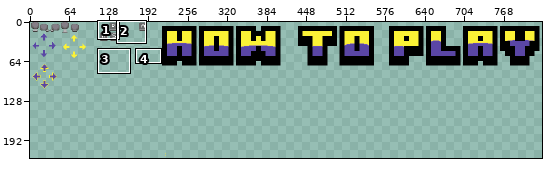
Pixel-art file: Nihle/Assets/Sprites/Game Sprites/AsperiteFiles/howToPlay.aseprite. The first picture is a wide view before the edit; the outline marks the close-up.
Close-up. First the earlier version:
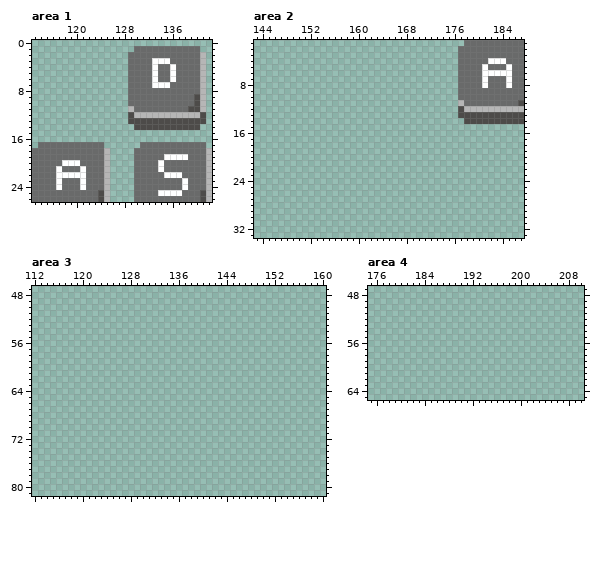
888x640 pixels, 1 frame. Colours within 5 levels of each other are drawn and written as one. Shown: area 1: x 113..142, y 0..26; area 2: x 143..187, y 1..33; area 3: x 112..160, y 47..81; area 4: x 175..210, y 47..65. The old version is drawn lined up with the new one. The wide view leaves out empty margins.
And afterwards:
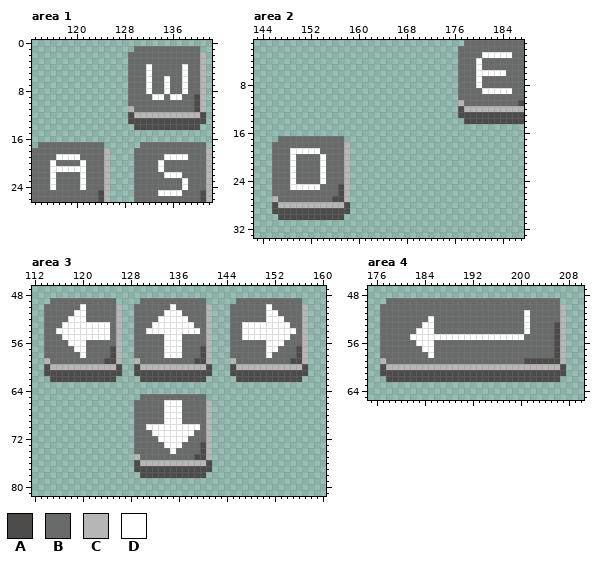
Palette (. is transparent): A #4d4b49  B #696a6a  C #b6b6b6  D #ffffff
Change:
drawings rearranged on the sheet (the old picture shows each at its new place)
--- area 1
@@ x 130..141 @@
  2 BBBBBBBBBBBC
- 3 BBBDDDBBBBBC
- 4 BBBDBBDBBBBC
- 5 BBBDBBDBBBBC
- 6 BBBDBBDBBBBC
- 7 BBBDDDBBBBBC
- 8 BBBBBBBBBBBC
- 9 BBBBBBBBBBAC
+ 3 BBBBBBBBBBBC
+ 4 BBDBBBBBDBBC
+ 5 BBDBBBBBDBBC
+ 6 BBDBBDBBDBBC
+ 7 BBDBBDBBDBBC
+ 8 BBDBBDBBDBBC
+ 9 BBBDDBDDBBAC
 10 BBBBBBBBBBAC
-11 BBBBBBBBBAAC
+11 BBBBBBBBBBAC
 12 CCCCCCCCCCCA
@@ x 114..123 @@
 18 BBBBBBBBBB
-19 BBBBBBBBBB
-20 BBBBDDDBBB
-21 BBBDBBBDBB
-22 BBBDDDDDBB
-23 BBBDBBBDBB
-24 BBBDBBBDBB
+19 BBBDDDDBBB
+20 BBDBBBBDBB
+21 BBDDDDDDBB
+22 BBDBBBBDBB
+23 BBDBBBBDBB
+24 BBDBBBBDBB
 25 BBBBBBBBBB
--- area 2
@@ x 178..187 @@
  2 BBBBBBBBBB
- 3 BBBBBBBBBB
- 4 BBBBDDDBBB
- 5 BBBDBBBDBB
- 6 BBBDDDDDBB
- 7 BBBDBBBDBB
- 8 BBBDBBBDBB
- 9 BBBBBBBBBB
+ 3 BBBDDDDDBB
+ 4 BBDBBBBBBB
+ 5 BBDBBBBBBB
+ 6 BBDDDDDBBB
+ 7 BBDBBBBBBB
+ 8 BBDBBBBBBB
+ 9 BBBDDDDDBB
 10 BBBBBBBBBB
@@ x 144..160 @@
 16 .................
-17 .................
-18 .................
-19 .................
-20 .................
-21 .................
-22 .................
-23 .................
-24 .................
-25 .................
-26 .................
-27 .................
-28 .................
-29 .................
-30 .................
+17 ...BBBBBBBBBBB...
+18 ..BBBBBBBBBBBBC..
+19 ..BBBDDDDDBBBBC..
+20 ..BBBDBBBBDBBBC..
+21 ..BBBDBBBBDBBBC..
+22 ..BBBDBBBBDBBBC..
+23 ..BBBDBBBBDBBBC..
+24 ..BBBDBBBBDBBBC..
+25 ..BBBDDDDDBBBAC..
+26 ..BBBBBBBBBBBAC..
+27 ..CBBBBBBBBBAAC..
+28 ..ACCCCCCCCCCCA..
+29 ..AAAAAAAAAAAAA..
+30 ...AAAAAAAAAAA...
 31 .................
--- area 3
@@ x 112..160 @@
 48 .................................................
-49 .................................................
-50 .................................................
-51 .................................................
-52 .................................................
-53 .................................................
-54 .................................................
-55 .................................................
-56 .................................................
-57 .................................................
-58 .................................................
-59 .................................................
-60 .................................................
-61 .................................................
-62 .................................................
+49 ...BBBBBBBBBBB....BBBBBBBBBBB.....BBBBBBBBBBB....
+50 ..BBBBBBDBBBBBC..BBBBBBDBBBBBC...BBBBBBDBBBBBC...
+51 ..BBBBBDDBBBBBC..BBBBBDDDBBBBC...BBBBBBDDBBBBC...
+52 ..BBBBDDDBBBBBC..BBBBDDDDDBBBC...BBBBBBDDDBBBC...
+53 ..BBBDDDDDDDDBC..BBBDDDDDDDBBC...BBDDDDDDDDBBC...
+54 ..BBDDDDDDDDDBC..BBDDDDDDDDDBC...BBDDDDDDDDDBC...
+55 ..BBBDDDDDDDDBC..BBBBBDDDBBBBC...BBDDDDDDDDBBC...
+56 ..BBBBDDDBBBBBC..BBBBBDDDBBBBC...BBBBBBDDDBBBC...
+57 ..BBBBBDDBBBBAC..BBBBBDDDBBBAC...BBBBBBDDBBBAC...
+58 ..BBBBBBDBBBBAC..BBBBBDDDBBBAC...BBBBBBDBBBBAC...
+59 ..CBBBBBBBBBAAC..CBBBBBBBBBAAC...CBBBBBBBBBAAC...
+60 ..ACCCCCCCCCCCA..ACCCCCCCCCCCA...ACCCCCCCCCCCA...
+61 ..AAAAAAAAAAAAA..AAAAAAAAAAAAA...AAAAAAAAAAAAA...
+62 ...AAAAAAAAAAA....AAAAAAAAAAA.....AAAAAAAAAAA....
 63 .................................................
 64 .................................................
-65 .................................................
-66 .................................................
-67 .................................................
-68 .................................................
-69 .................................................
-70 .................................................
-71 .................................................
-72 .................................................
-73 .................................................
-74 .................................................
-75 .................................................
-76 .................................................
-77 .................................................
-78 .................................................
+65 ..................BBBBBBBBBBB....................
+66 .................BBBBBDDDBBBBC...................
+67 .................BBBBBDDDBBBBC...................
+68 .................BBBBBDDDBBBBC...................
+69 .................BBBBBDDDBBBBC...................
+70 .................BBDDDDDDDDDBC...................
+71 .................BBBDDDDDDDBBC...................
+72 .................BBBBDDDDDBBBC...................
+73 .................BBBBBDDDBBBAC...................
+74 .................BBBBBBDBBBBAC...................
+75 .................CBBBBBBBBBAAC...................
+76 .................ACCCCCCCCCCCA...................
+77 .................AAAAAAAAAAAAA...................
+78 ..................AAAAAAAAAAA....................
 79 .................................................
--- area 4
@@ x 175..210 @@
 48 ....................................
-49 ....................................
-50 ....................................
-51 ....................................
-52 ....................................
-53 ....................................
-54 ....................................
-55 ....................................
-56 ....................................
-57 ....................................
-58 ....................................
-59 ....................................
-60 ....................................
-61 ....................................
-62 ....................................
+49 ...BBBBBBBBBBBBBBBBBBBBBBBBBBBBB....
+50 ..BBBBBBBBBBBBBBBBBBBBBBBBBBBBBBC...
+51 ..BBBBBBBBBBBBBBBBBBBBBBBBDBBBBBC...
+52 ..BBBBBBBBDBBBBBBBBBBBBBBBDBBBBBC...
+53 ..BBBBBBBDDBBBBBBBBBBBBBBBDBBBBAC...
+54 ..BBBBBBDDDBBBBBBBBBBBBBBBDBBBBAC...
+55 ..BBBBBDDDDDDDDDDDDDDDDDDDBBBBBAC...
+56 ..BBBBBBDDDBBBBBBBBBBBBBBBBBBBBAC...
+57 ..BBBBBBBDDBBBBBBBBBBBBBBBBBBBBAC...
+58 ..BBBBBBBBDBBBBBBBBBBBBBBBBBBBBAC...
+59 ..CBBBBBBBBBBBBBBBBBBBBBBBAAAAAAC...
+60 ..ACCCCCCCCCCCCCCCCCCCCCCCCCCCCCA...
+61 ..AAAAAAAAAAAAAAAAAAAAAAAAAAAAAAA...
+62 ...AAAAAAAAAAAAAAAAAAAAAAAAAAAAA....
 63 ....................................
